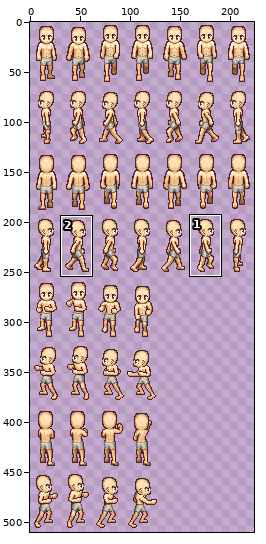
Edited in one commit: sprite sheet (resources/graphics/demoCharTest.png). The first picture is a wide view before the edit; the outline marks the close-up.
Close-up. As it was:
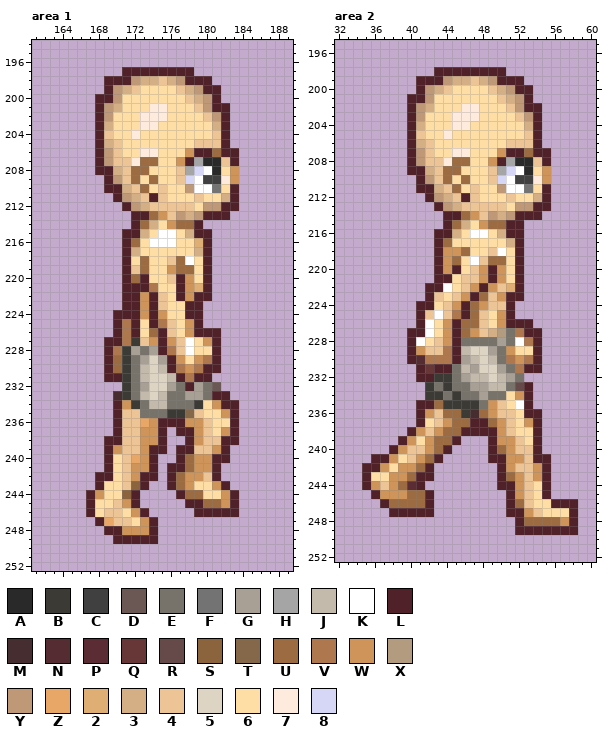
The file is 224x512 pixels. Colours within 5 levels of each other are drawn and written as one. Shown: area 1: x 161..189, y 194..252; area 2: x 32..60, y 195..252. The wide view leaves out empty margins. The commit also changed other parts of the picture, which this record leaves out.
Palette (. is transparent): A #292929  B #3c3a35  C #404040  D #6b5754  E #78736a  F #737373  G #a8a094  H #a5a5a5  J #c3baac  K #ffffff  L #512129  M #462d2f  N #542c32  P #5b2c34  Q #663736  R #654a49  S #8b643d  T #856849  U #9c6b42  V #af774e  W #ce945a  X #b29b7f  Y #bf9877  Z #e8a766  2 #dfae74  3 #d4af86  4 #edc495  5 #ded4c4  6 #ffdea5  7 #ffebde  8 #d6d6f7
Pixels before, area 1, first column x 167:
197 ....LLLLLLLL.....
198 ..LLLY3343YLLL...
199 ..LY34666643YLL..
200 .LLY666666643YL..
201 .LY3666776664YLL.
202 .LY66677766664YL.
203 .L3666776666663L.
204 .L4667666666664L.
205 .L3466666666444L.
206 .LY46677666WLLULL
207 .LY447UU66WLHAA4L
208 .LL34UU6664H8KA6W
209 ..LY4U6U6648KCC7W
210 ..LL34U6466YKKF6L
211 ...LY34L46664663L
212 ....LY3444446YYLL
213 .....LLUW4Y3YLLL.
214 .....LU36WUUL....
215 ....LL36KK63LL...
216 ....LU6KKK662L...
217 ....L36666663L...
218 ....L6U664UK6L...
219 ....L4U66WUU6L...
220 ....LUL664LW6L...
221 ....LLLV66LW2L...
222 ....LLWL46LWLL...
223 ....LLWL466LL....
224 ...LLLWLW66LL....
225 ...LVL6LV46WL....
226 ...LVL6UL46WLLL..
227 ..LLVB4WLW4K6WL..
228 ..LVBGEGLV4K66L..
229 ..LUBEG5GLW6WVL..
230 ..LUBEJ5JLVWVLL..
231 ..LLBEJ55JLVLL...
232 ....BEG55GELGED..
233 ...MBEJ5JEEGGELL.
234 ...LWBEJJEEEB6WLL
235 ...L44EEEBBT466WL
236 ...L44ZWLLLWW466L
237 ...L44WWL.LLW46WL
238 ..LL44WWL..LW44LL
239 ..LW44WLL.LL44WL.
240 ..L64ZWL..LUWWLL.
241 ..L64WWL.LLUWWL..
242 .LL64WLL.LUWW4L..
243 .L664SL..LUW66WL.
244 LW66SL....LUU66WL
245 L664WL.....LLUUWL
246 L6446WL.....LLLLL
247 .LZ446WL.........
248 ..LLWWWL.........
249 ...LLLLL.........
Pixels before, area 2, first column x 35:
198 ........LLLLLLLL........
199 ......LLLY3343YLLL......
200 ......LY34666643YLL.....
201 .....LLY666666643YL.....
202 .....LY3666776664YLL....
203 .....LY66677766664YL....
204 .....L3666776666663L....
205 .....L4667666666664L....
206 .....L3466666666444L....
207 .....LY46677666WLLULL...
208 .....LY447UU66WLHAA4L...
209 .....LL34UU6664H8KA6W...
210 ......LY4U6U6648KCC7W...
211 ......LL34U6466YKKF6L...
212 .......LY34L46664663L...
213 ........LY3444446YYLL...
214 .........LLUW4Y3YLLL....
215 .........LU36WUULL......
216 ........LL36KK63LL......
217 ........LU6666663L......
218 ........LWWU664K6L......
219 ........LWU6K4UU6L......
220 ........LWL64WLW6L......
221 ........LL644WLW6L......
222 .......LLK64WLW42L......
223 .......L464WLU4WLL......
224 ......LL64WLUW44L.......
225 ......L4K4VLU46WL.......
226 ......LK6WLUU46WLLL.....
227 .....LLK6WLUW43XEVLL....
228 .....LK64WLEEEEGEKVL....
229 .....LW44VLJ55GEW66L....
230 .....LNVVVLGJ5JEVWVL....
231 ......LQLLEJG55GEVLL....
232 ......LLBBEGJJ5JGE......
233 .......BEBEEGGJJERL.....
234 .......BBEBEEGEE6WL.....
235 ......LLUBBBBEW46KL.....
236 ......LW4UUBMUW446LL....
237 ......L64WUULLUW46WL....
238 .....LW4WUULLLLW466L....
239 ....LW6WUUL...LWW46L....
240 ...LW44WUL....LUW44L....
241 .LLW64WUL.....LLWW4LL...
242 LLW6WWUL.......LW44WL...
243 L66WWULL.......LUW4WL...
244 LW4WUPL........LLW46L...
245 .LWWWUUL........LW46L...
246 ..LUUUUL........LU466LLL
247 ...LLLLL........LLW4666L
248 .................LUUUUWL
249 .................LLLLLLL
New version:
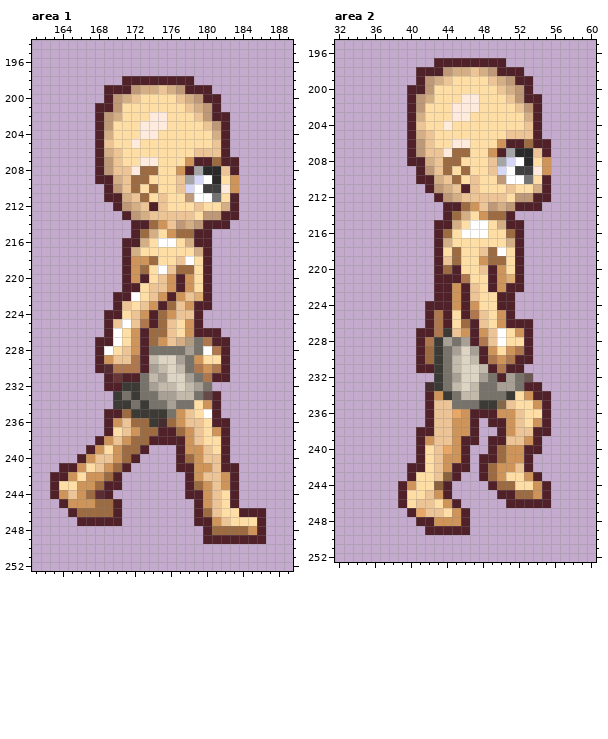
Changes in this commit:
Area 1:
y 197: x 171..178 LLLLLLLL -> ........
y 198: x 169..170 LL -> ..; x 172..177 Y3343Y -> LLLLLL; x 179..180 LL -> ..
y 199: x 170..179 Y34666643Y -> LLY3343YLL; x 181 L -> .
y 200: x 168 L -> .; x 171..172 66 -> 34; x 177..180 643Y -> 43YL
y 201: x 169..170 Y3 -> LY; x 174..175 77 -> 66; x 178..179 64 -> 43; x 182 L -> .
y 202: x 170 6 -> 3; x 173 7 -> 6; x 179..181 64Y -> 4YL
y 203: x 169 3 -> Y; x 175 6 -> 7; x 180..181 63 -> 4Y
y 204: x 169 4 -> 3; x 172..174 766 -> 677; x 181 4 -> 3
y 205: x 169..170 34 -> 46; x 172 6 -> 7; x 179..180 44 -> 66
y 206: x 169 Y -> 3; x 173..174 77 -> 66; x 178..181 WLLU -> 6444; x 183 L -> .
y 207: x 171..174 47UU -> 6677; x 177..182 WLHAA4 -> 6WLLUL
y 208: x 169..170 L3 -> Y4; x 172 U -> 7; x 174 6 -> U; x 177..180 4H8K -> WLHA; x 182..183 6W -> 4L
y 209: x 168 . -> L; x 170 Y -> 3; x 173..174 6U -> U6; x 178..182 8KCC7 -> H8KA6
y 210: x 170..175 L34U64 -> Y4U6U6; x 177..178 6Y -> 48; x 180..183 KF6L -> CC7W
y 211: x 169 . -> L; x 171..174 Y34L -> 34U6; x 178..182 64663 -> YKKF6
y 212: x 170..174 .LY34 -> LY34L; x 176..182 4446YYL -> 6664663
y 213: x 171..175 .LLUW -> LY344; x 177..181 Y3YLL -> 446YY; x 183 . -> L
y 214: x 173..182 U36WUUL... -> LUW4Y3YLLL
y 215: x 171 L -> .; x 173..178 36KK63 -> U36WUU
y 216: x 172..174 U6K -> L36; x 178..179 62 -> 3L
y 218: x 172..174 6U6 -> WWU; x 176..177 4U -> 64
y 219: x 172 4 -> W; x 175..176 6W -> K4
y 220: x 172 U -> W; x 175..176 64 -> 4W
y 221: x 173..176 LV66 -> 644W; x 179 2 -> 6
y 222: x 170 . -> L; x 172..179 LWL46LWL -> K64WLW42
y 223: x 170..178 .LLWL466L -> L464WLU4W; x 180 . -> L
y 224: x 169 . -> L; x 171..172 LL -> 64; x 175..178 W66L -> UW44
y 225: x 169..173 .LVL6 -> L4K4V; x 175 V -> U
y 226: x 169..173 .LVL6 -> LK6WL; x 175 L -> U
y 227: x 168 . -> L; x 170..180 LVB4WLW4K6W -> K6WLUW43XEV; x 182 . -> L
y 228: x 168..182 .LVBGEGLV4K66L. -> LK64WLEEEEGEKVL
y 229: x 168..178 .LUBEG5GLW6 -> LW44VLJ55GE; x 180..182 VL. -> 66L
y 230: x 168..174 .LUBEJ5 -> LNVVVLG; x 176..178 LVW -> 5JE; x 180..182 LL. -> WVL
y 231: x 170..182 LBEJ55JLVLL.. -> QLLEJG55GEVLL
y 232: x 169..170 .. -> LL; x 172..178 EG55GEL -> BEGJJ5J; x 181 D -> .
y 233: x 170..180 MBEJ5JEEGGE -> BEBEEGGJJER; x 182 L -> .
y 234: x 170..176 LWBEJJE -> BBEBEEG; x 179..183 B6WLL -> 6WL..
y 235: x 169 . -> L; x 171..183 44EEEBBT466WL -> UBBBBEW46KL..
y 236: x 169..170 .L -> LW; x 172..183 4ZWLLLWW466L -> UUBMUW446LL.
y 237: x 169..170 .L -> L6; x 172..174 4WW -> WUU; x 176..183 .LLW46WL -> LUW46WL.
y 238: x 168..174 .LL44WW -> LW4WUUL; x 176..181 ..LW44 -> LLW466; x 183 L -> .
y 239: x 167..169 ..L -> LW6; x 171..175 44WLL -> UUL..; x 178..179 L4 -> WW; x 181 W -> 6
y 240: x 166..174 ...L64ZWL -> LW44WUL..; x 180..181 WL -> 44
y 241: x 164..174 .....L64WWL -> LLW64WUL...; x 176 L -> .; x 178 U -> L; x 181..183 L.. -> 4LL
y 242: x 163..174 .....LL64WLL -> LLW6WWUL....; x 176..178 LUW -> ..L; x 181..183 L.. -> 4WL
y 243: x 163..173 .....L664SL -> L66WWULL...; x 176..183 LUW66WL. -> ..LUW4WL
y 244: x 163..172 ....LW66SL -> LW4WUPL...; x 177..182 LUU66W -> .LLW46
y 245: x 164..172 ...L664WL -> LWWWUUL..; x 178 L -> .; x 180..182 UUW -> W46
y 246: x 165..173 ..L6446WL -> LUUUUL...; x 180..186 LLLL... -> U466LLL
y 247: x 166..167 .. -> LL; x 169..174 Z446WL -> LL....; x 179..186 ........ -> LLW4666L
y 248: x 169..174 LLWWWL -> ......; x 180..186 ....... -> LUUUUWL
y 249: x 170..174 LLLLL -> .....; x 180..186 ....... -> LLLLLLL
Area 2:
y 197: x 43..50 ........ -> LLLLLLLL
y 198: x 41..42 .. -> LL; x 44..49 LLLLLL -> Y3343Y; x 51..52 .. -> LL
y 199: x 42..51 LLY3343YLL -> Y34666643Y; x 53 . -> L
y 200: x 40 . -> L; x 43..44 34 -> 66; x 49..52 43YL -> 643Y
y 201: x 41..42 LY -> Y3; x 46..47 66 -> 77; x 50..51 43 -> 64; x 54 . -> L
y 202: x 42 3 -> 6; x 45 6 -> 7; x 51..53 4YL -> 64Y
y 203: x 41 Y -> 3; x 47 7 -> 6; x 52..53 4Y -> 63
y 204: x 41 3 -> 4; x 44..46 677 -> 766; x 53 3 -> 4
y 205: x 41..42 46 -> 34; x 44 7 -> 6; x 51..52 66 -> 44
y 206: x 41 3 -> Y; x 45..46 66 -> 77; x 50..53 6444 -> WLLU; x 55 . -> L
y 207: x 43..46 6677 -> 47UU; x 49..54 6WLLUL -> WLHAA4
y 208: x 41..42 Y4 -> L3; x 44 7 -> U; x 46 U -> 6; x 49..52 WLHA -> 4H8K; x 54..55 4L -> 6W
y 209: x 40 L -> .; x 42 3 -> Y; x 45..46 U6 -> 6U; x 50..54 H8KA6 -> 8KCC7
y 210: x 42..47 Y4U6U6 -> L34U64; x 49..50 48 -> 6Y; x 52..55 CC7W -> KF6L
y 211: x 41 L -> .; x 43..46 34U6 -> Y34L; x 50..54 YKKF6 -> 64663
y 212: x 42..46 LY34L -> .LY34; x 48..54 6664663 -> 4446YYL
y 213: x 43..47 LY344 -> .LLUW; x 49..53 446YY -> Y3YLL; x 55 L -> .
y 214: x 45..54 LUW4Y3YLLL -> U36WUUL...
y 215: x 43 . -> L; x 45..50 U36WUU -> 36KK63
y 216: x 44..46 L36 -> U6K; x 50..51 3L -> 6U
y 217: x 44 U -> 3
y 218: x 44..46 WWU -> 6U6; x 48..49 64 -> 4U
y 219: x 44 W -> 4; x 47..48 K4 -> 6W
y 220: x 44 W -> U; x 47..48 4W -> 64
y 221: x 45..48 644W -> LV66; x 51 6 -> 2
y 222: x 42 L -> .; x 44..51 K64WLW42 -> LWL46LWL
y 223: x 42..50 L464WLU4W -> .LLWL466L; x 52 L -> .
y 224: x 41 L -> .; x 43..44 64 -> LL; x 47..50 UW44 -> W66L
y 225: x 41..45 L4K4V -> .LVL6; x 47 U -> V
y 226: x 41..45 LK6WL -> .LVL6; x 47 U -> L
y 227: x 40 L -> .; x 42..52 K6WLUW43XEV -> LVB4WLW4K6W; x 54 L -> .
y 228: x 40..54 LK64WLEEEEGEKVL -> .LVBGEGLV4K66L.
y 229: x 40..50 LW44VLJ55GE -> .LUBEG5GLW6; x 52..54 66L -> VL.
y 230: x 40..46 LNVVVLG -> .LUBEJ5; x 48..50 5JE -> LVW; x 52..54 WVL -> LL.
y 231: x 42..54 QLLEJG55GEVLL -> LBEJ55JLVLL..
y 232: x 41..42 LL -> ..; x 44..50 BEGJJ5J -> EG55GEL; x 53 . -> D
y 233: x 42..52 BEBEEGGJJER -> MBEJ5JEEGGE; x 54 . -> L
y 234: x 42..48 BBEBEEG -> LWBEJJE; x 51..55 6WL.. -> B6WLL
y 235: x 41 L -> .; x 43..55 UBBBBEW46KL.. -> 44EEEBBT466WL
y 236: x 41..42 LW -> .L; x 44..55 UUBMUW446LL. -> 4ZWLLLWW466L
y 237: x 41..42 L6 -> .L; x 44..46 WUU -> 4WW; x 48..55 LUW46WL. -> .LLW46WL
y 238: x 40..46 LW4WUUL -> .LL44WW; x 48..53 LLW466 -> ..LW44; x 55 . -> L
y 239: x 39..41 LW6 -> ..L; x 43..47 UUL.. -> 44WLL; x 50..51 WW -> L4; x 53 6 -> W
y 240: x 38..46 LW44WUL.. -> ...L64ZWL; x 52..53 44 -> WL
y 241: x 36..46 LLW64WUL... -> .....L64WWL; x 48 . -> L; x 50 L -> U; x 53..55 4LL -> L..
y 242: x 35..46 LLW6WWUL.... -> .....LL64WLL; x 48..50 ..L -> LUW; x 53..55 4WL -> L..
y 243: x 35..45 L66WWULL... -> .....L664SL; x 48..55 ..LUW4WL -> LUW66WL.
y 244: x 35..44 LW4WUPL... -> ....LW66SL; x 49..54 .LLW46 -> LUU66W
y 245: x 36..44 LWWWUUL.. -> ...L664WL; x 50 . -> L; x 52..54 W46 -> UUW
y 246: x 37..45 LUUUUL... -> ..L6446WL; x 52..58 U466LLL -> LLLL...
y 247: x 38..39 LL -> ..; x 41..46 LL.... -> Z446WL; x 51..58 LLW4666L -> ........
y 248: x 41..46 ...... -> LLWWWL; x 52..58 LUUUUWL -> .......
y 249: x 42..46 ..... -> LLLLL; x 52..58 LLLLLLL -> .......
Changed places in both close-ups, as pixel boxes (x1, y1, x2, y2):
changed: (50, 67, 266, 544)
changed: (362, 58, 578, 535)
